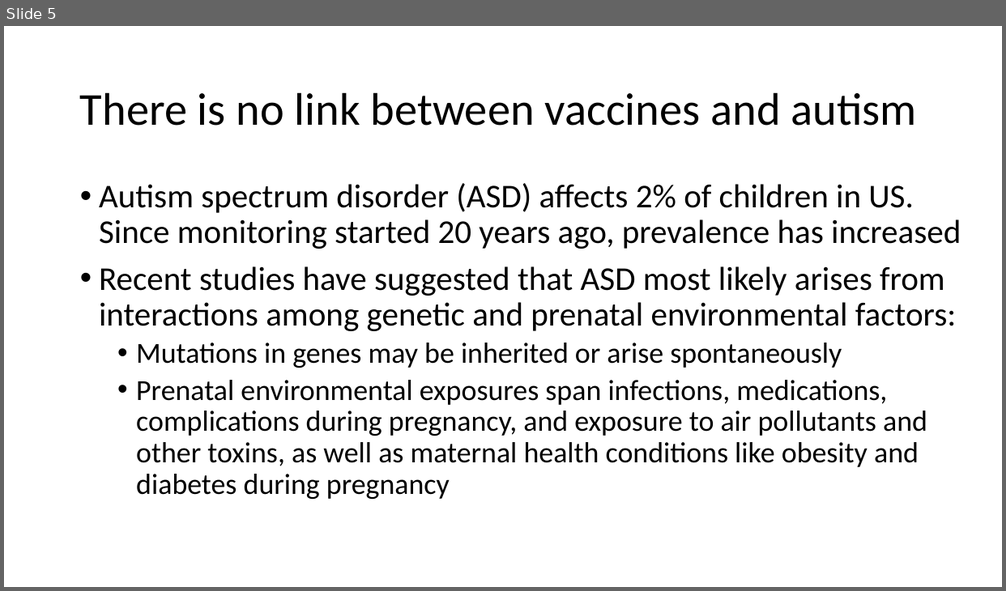
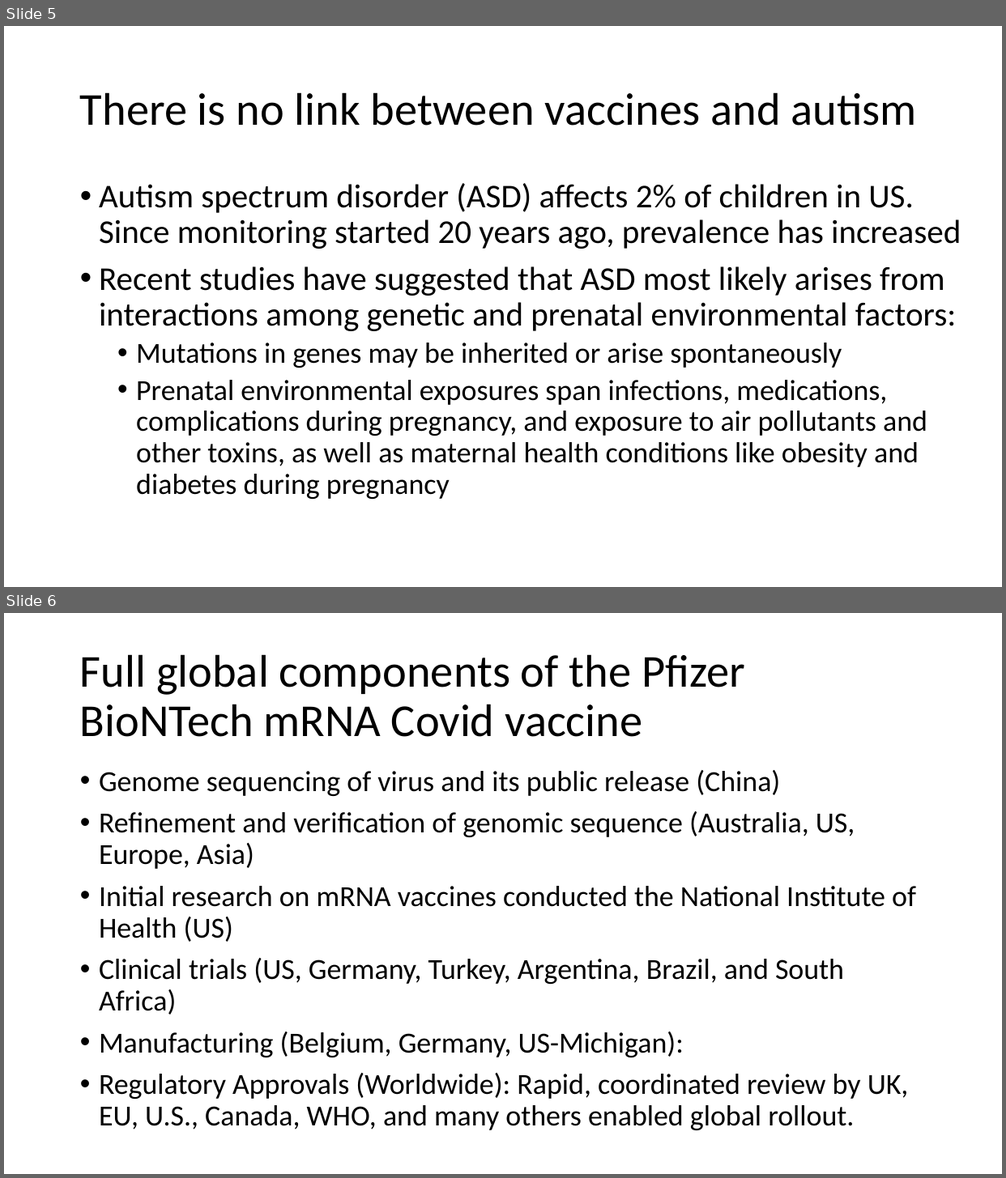
Before and after one commit to tstallins/tstallins.github.io, a slide deck: courses/261/vaccines.pptx. Shown one above the other, each under a label of ours: slide 5 before the commit, slides 5 and 6 after it. The pictures are 1006x591 and 1006x1178 pixels, drawn with LibreOffice and Linux fonts; fonts in the diff are those of the drawing. Boxes give left, top, right and bottom in pixels: in the first picture for what was removed or moved away, otherwise in the second. Text is boxed around its words. In the diff, an @@ line names an element or a change of style, - is before the commit and + after.

```diff
--- a/courses/261/vaccines.pptx
+++ b/courses/261/vaccines.pptx
@@ slide 6 added at [4, 613, 1002, 1174], background #FFFFFF @@
@@ title added at [80, 654, 745, 737], 44 pt, text #000000 @@
+Full global components of the Pfizer BioNTech mRNA Covid vaccine
@@ text added at [99, 770, 916, 1131], 28 pt, text #000000 @@
+• Genome sequencing of virus and its public release (China)
+• Refinement and verification of genomic sequence (Australia, US, Europe, Asia)
+• Initial research on mRNA vaccines conducted the National Institute of Health (US)
+• Clinical trials (US, Germany, Turkey, Argentina, Brazil, and South Africa)
+• Manufacturing (Belgium, Germany, US-Michigan):
+• Regulatory Approvals (Worldwide): Rapid, coordinated review by UK, EU, U.S., Canada, WHO, and many others enabled global rollout.
```
